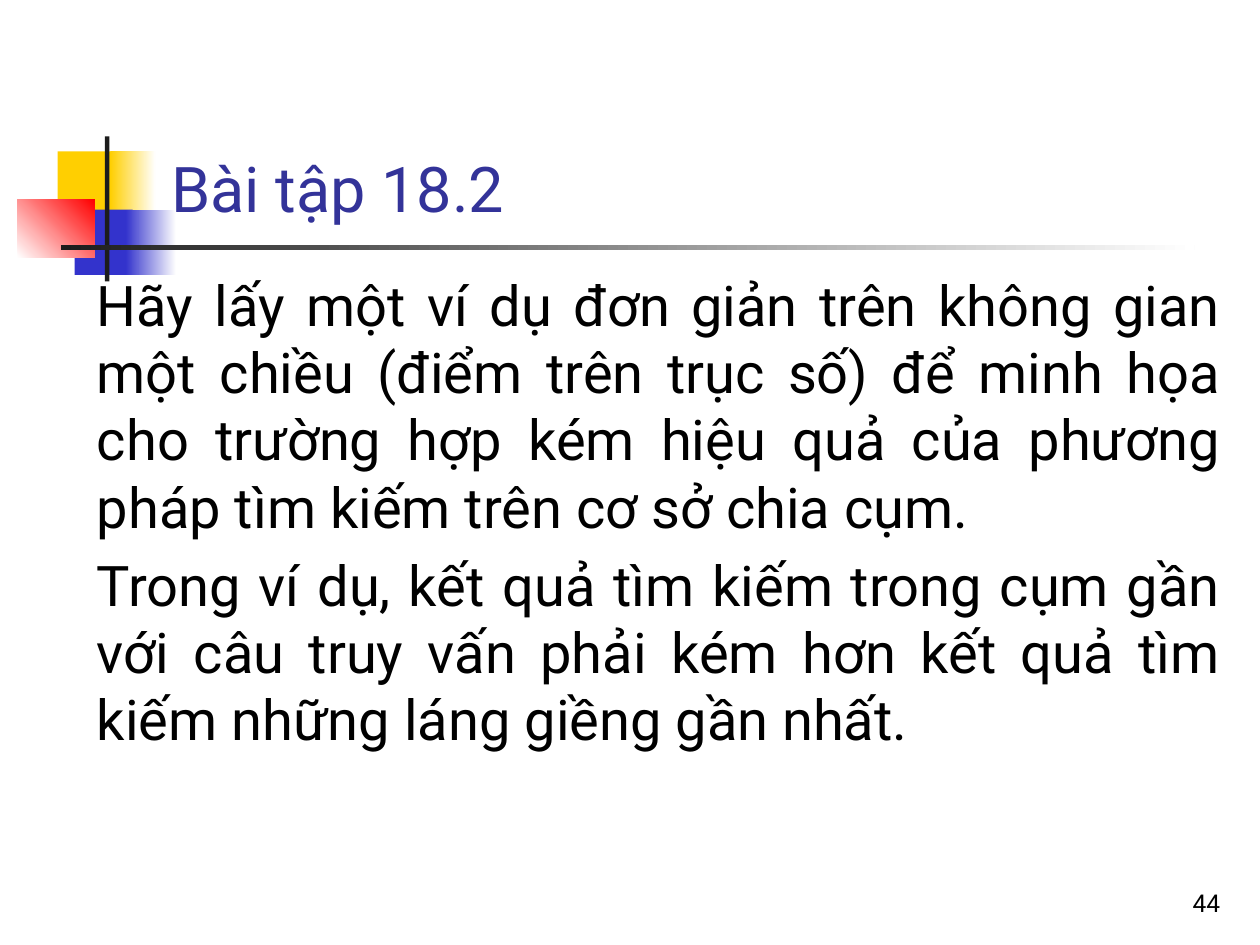
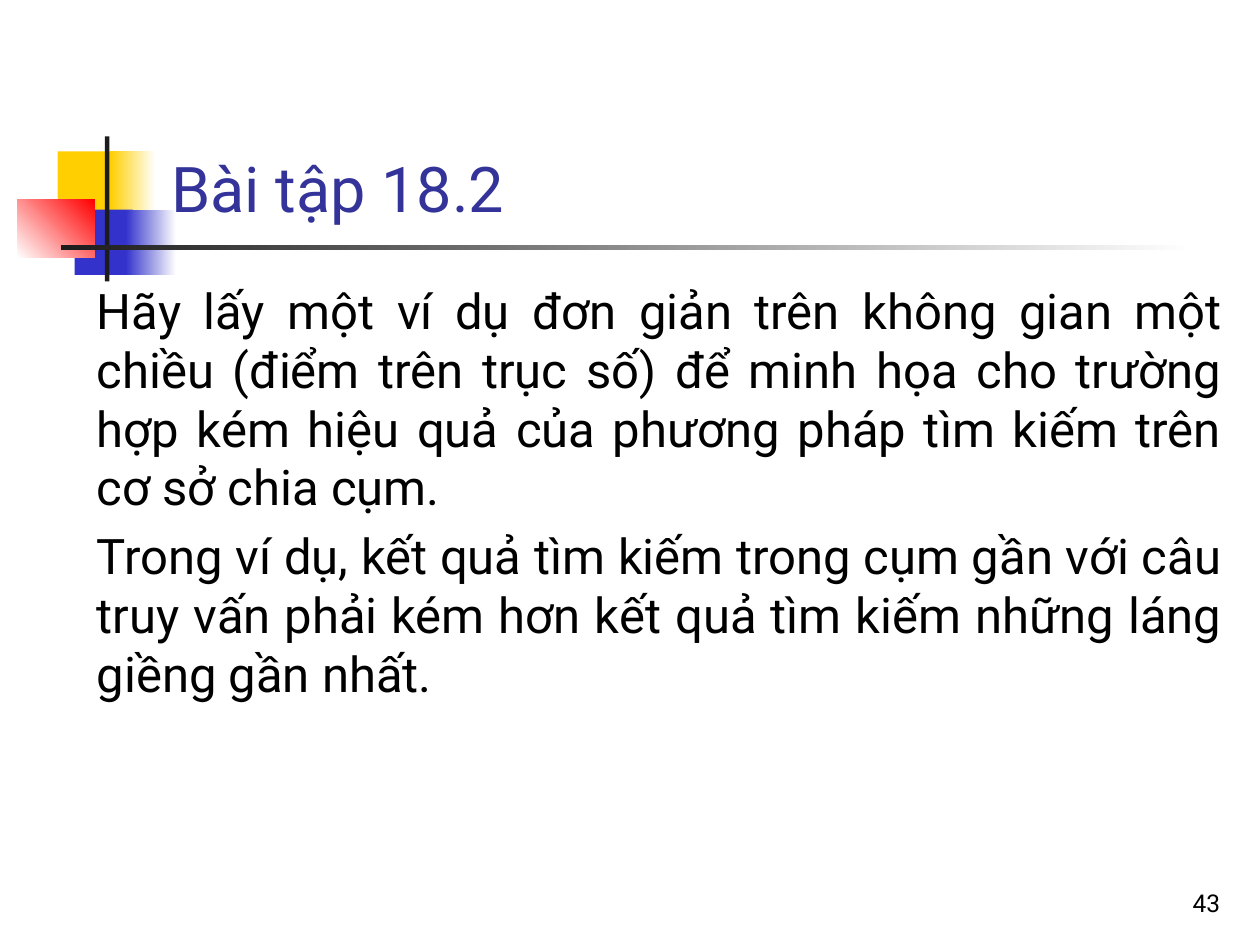
Before and after one commit to bangoc/IT4853, a slide deck: slide 43 of Bai 18 Chia cum van ban_p1.pptx (slide 44 before the commit). Drawn at 1260x945 pixels with LibreOffice and Linux fonts; fonts in the diff are those of the drawing. Boxes give left, top, right and bottom in pixels: in the first picture for what was removed or moved away, otherwise in the second. Text is boxed around its words. In the diff, an @@ line names an element or a change of style, - is before the commit and + after.

```diff
--- a/Bai 18 Chia cum van ban_p1.pptx
+++ b/Bai 18 Chia cum van ban_p1.pptx
@@ text "Hãy lấy một ví dụ ...": place and size @@
-text "Hãy lấy một ví dụ ..." at bbox=[97, 275, 1220, 752]
+text "Hãy lấy một ví dụ ..." at bbox=[97, 289, 1222, 703]
@@ text "Hãy lấy một ví dụ ..." at bbox=[97, 289, 1222, 703]: size 32 to 28 pt @@
@@ page number at bbox=[1193, 894, 1221, 913]: text changed @@
-44
+43
```
Also in this commit, not shown: 2 other slides changed, 1 slide removed, 2 other files.
